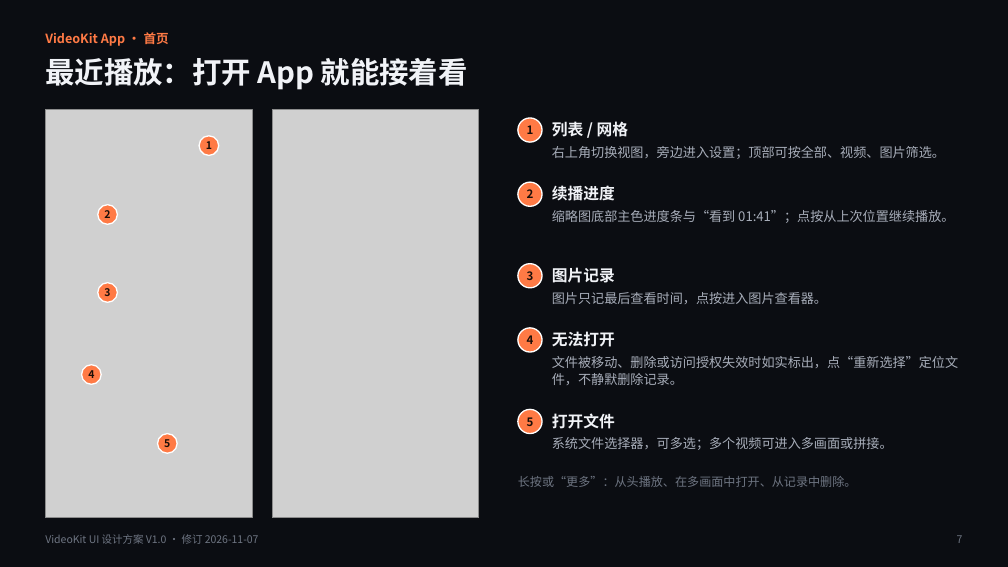
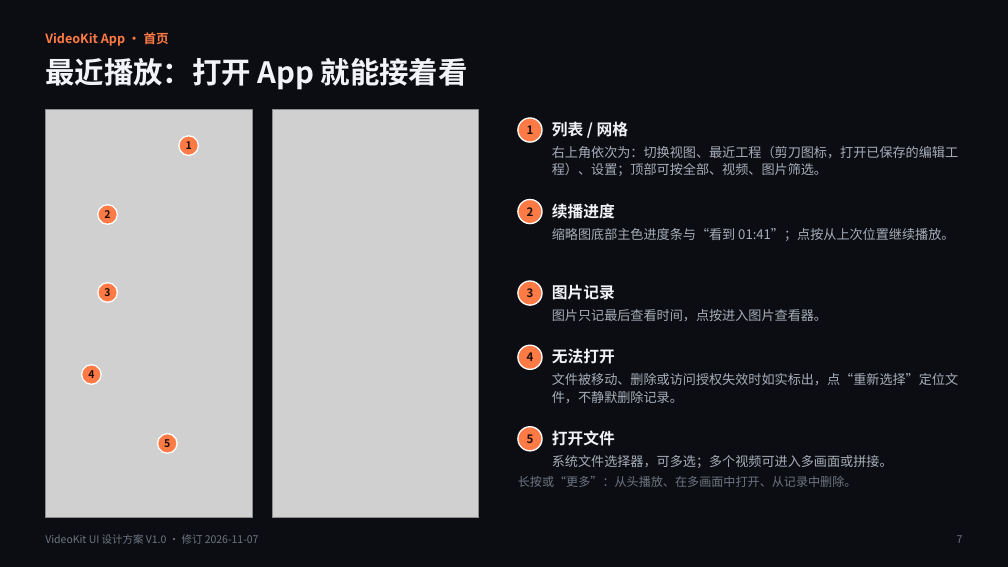
Before and after one commit to bennyliaa/VideoKit, a slide deck: slide 7 of docs/requirement/VideoKit_UI_Design_V1.0.pptx. Drawn at 1008x567 pixels with LibreOffice and Linux fonts; fonts in the diff are those of the drawing; grey boxes stand for pictures. Boxes give left, top, right and bottom in pixels: in the first picture for what was removed or moved away, otherwise in the second. Text is boxed around its words. In the diff, an @@ line names an element or a change of style, - is before the commit and + after.

```diff
--- a/docs/requirement/VideoKit_UI_Design_V1.0.pptx
+++ b/docs/requirement/VideoKit_UI_Design_V1.0.pptx
@@ ellipse "1": place and size @@
-ellipse "1" at <box>199,136,219,156</box>
+ellipse "1" at <box>179,136,199,156</box>
@@ text at <box>552,146,958,176</box>: text changed @@
-右上角切换视图，旁边进入设置；顶部可按全部、视频、图片筛选。
+右上角依次为：切换视图、最近工程（剪刀图标，打开已保存的编辑工程）、设置；顶部可按全部、视频、图片筛选。
@@ 3 texts, 2 ellipses: place and size @@
-3 texts, 2 ellipses at <box>518,264,893,450</box>
+3 texts, 2 ellipses at <box>518,281,893,468</box>
@@ 5 texts, 2 ellipses: place and size @@
-5 texts, 2 ellipses at <box>518,182,958,385</box>
+5 texts, 2 ellipses at <box>518,200,958,403</box>
```
